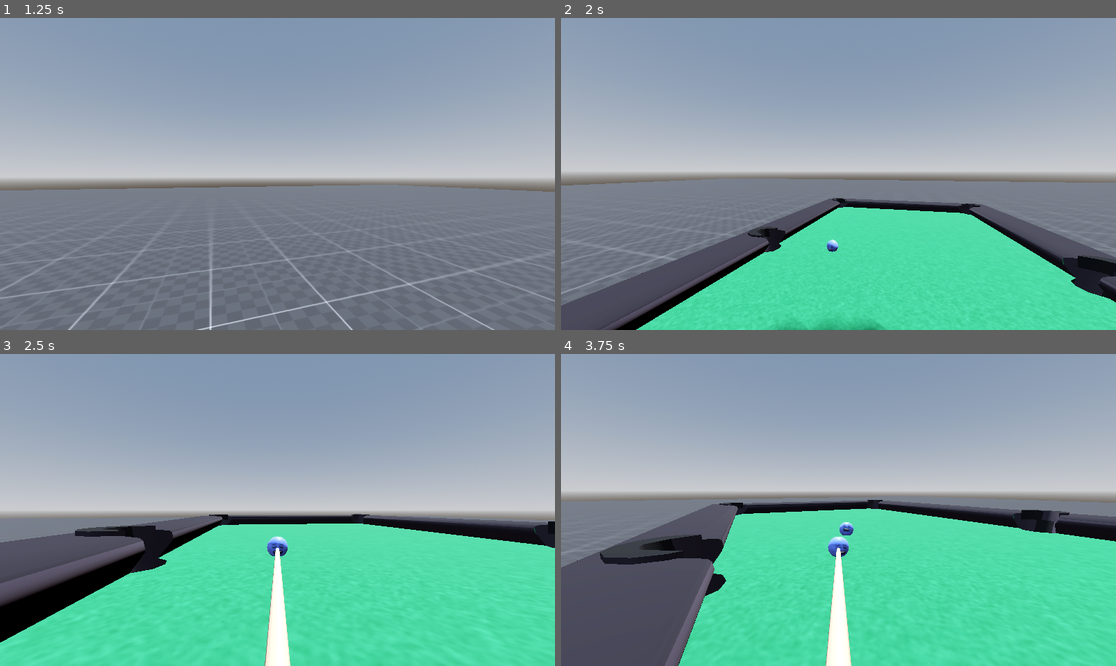
Above: before the commit, frames 1-4 (two rows, left to right).
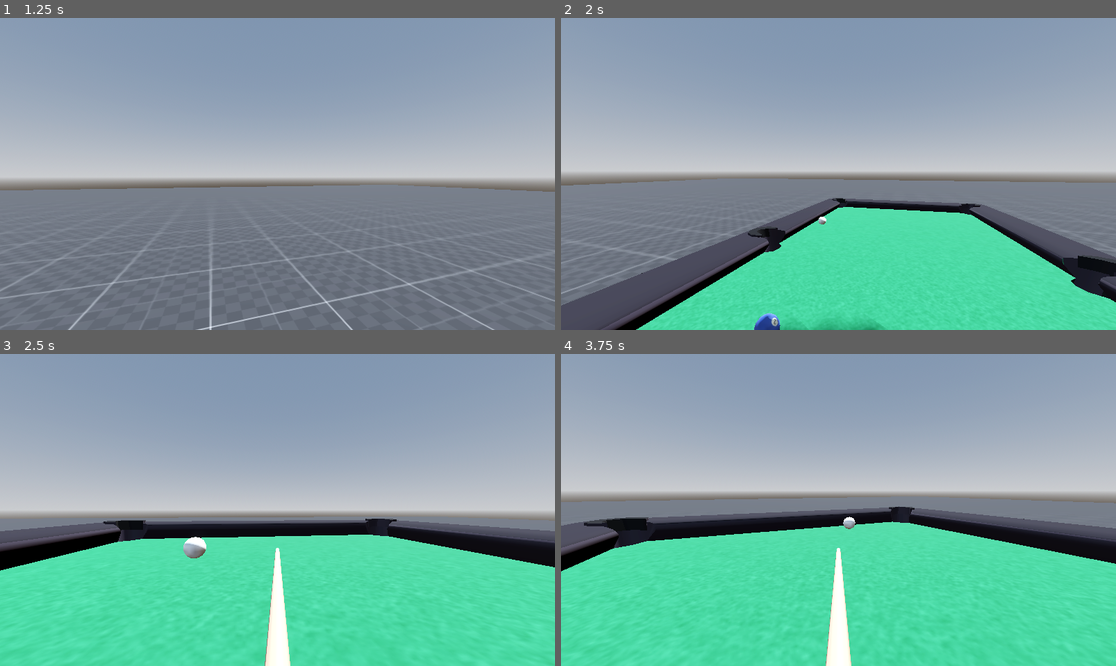
Above: after the commit, the same moments.

Repository: maximosdrr/9-die
Game: Godot game, scene res://Main.tscn
The game is run twice, just before and just after one commit, with the same random seed, the same clock (stepped at 60 frames per second) and the same inputs.
Inputs (mouse positions are in pixels of both pictures, inside the frame that each line leads up to):
- Up to frame 1 (1.25 s): tap Enter at 0.5 s; move the mouse to (305, 174) at 0.52 s; hold W (move_forward) from 0.53 s (still down); hold Space (spin_modifier) from 0.53 s (still down)
- Up to frame 2 (2 s): keep holding W (move_forward); move the mouse to (810, 174) at 1.27 s; release Space (spin_modifier) at 1.28 s; tap Shift (stroke_mode) at 1.35 s
- Up to frame 3 (2.5 s): keep holding W (move_forward); move the mouse to (288, 503) at 2.02 s; tap E (switch_control) at 2.1 s
- Up to frame 4 (3.75 s): keep holding W (move_forward); move the mouse to (832, 516) at 2.77 s; tap Space (spin_modifier) at 2.85 s; move the mouse to (877, 513) at 3.52 s; hold Shift (stroke_mode) from 3.53 s (still down)

Frame 1 is identical in both runs. In frame 2, 0.3% of the frame differs, in the area x 34-50%, y 63-100%; in frame 3, 13%; in frame 4, 20%, in the area x 0-100%, y 45-100%.

Commit message:
feat: add balls respawn

Diff:
--- a/Core/Table/Table.tscn
+++ b/Core/Table/Table.tscn
@@ -18,7 +18,6 @@
 [node name="TableInfluence" type="Area3D" parent="."]
 
 [node name="CollissionShape" type="CollisionShape3D" parent="TableInfluence"]
-transform = Transform3D(1, 0, 0, 0, 1, 0, 0, 0, 1, -0.0630188, 0.7194824, -0.07055664)
 shape = SubResource("BoxShape3D_i6bfp")
 
 [node name="Scripts" type="Node" parent="."]
--- a/Features/Games/Pool/Components/Balls/Ball.tscn
+++ b/Features/Games/Pool/Components/Balls/Ball.tscn
@@ -1,6 +1,7 @@
-[gd_scene load_steps=7 format=3 uid="uid://cqwu27wd0ddmr"]
+[gd_scene load_steps=8 format=3 uid="uid://cqwu27wd0ddmr"]
 
 [ext_resource type="Script" uid="uid://crufycb4ylox5" path="res://Features/Games/Pool/Components/Balls/Scripts/Ball.gd" id="1_eusg5"]
+[ext_resource type="Resource" uid="uid://umg6l17oxgvf" path="res://Features/Games/Pool/Components/Balls/Resources/RegularBall.tres" id="2_5qcrw"]
 [ext_resource type="Script" uid="uid://c4pej4f3ph1k7" path="res://Core/StateMachine/StateMachine.gd" id="2_eusg5"]
 [ext_resource type="Script" uid="uid://dg6b2ab8k24x4" path="res://Features/Games/Pool/Components/Balls/Scripts/States/Idle.gd" id="3_gowdo"]
 [ext_resource type="Script" uid="uid://d0l5psv6122rn" path="res://Features/Games/Pool/Components/Balls/Scripts/States/IsMoving.gd" id="4_fcbjq"]
@@ -17,6 +18,7 @@
 collision_mask = 5
 physics_material_override = SubResource("PhysicsMaterial_n5t01")
 script = ExtResource("1_eusg5")
+data = ExtResource("2_5qcrw")
 metadata/_custom_type_script = "uid://crufycb4ylox5"
 
 [node name="CollisionShape3D" type="CollisionShape3D" parent="."]
--- a/Features/Games/Pool/Components/Balls/CueBall.tscn
+++ /dev/null
@@ -1,41 +0,0 @@
-[gd_scene load_steps=7 format=3 uid="uid://0un8ur15vq15"]
-
-[ext_resource type="Script" uid="uid://crufycb4ylox5" path="res://Features/Games/Pool/Components/Balls/Scripts/Ball.gd" id="1_gma5c"]
-[ext_resource type="Script" uid="uid://c4pej4f3ph1k7" path="res://Core/StateMachine/StateMachine.gd" id="2_ybyeg"]
-[ext_resource type="Script" uid="uid://dg6b2ab8k24x4" path="res://Features/Games/Pool/Components/Balls/Scripts/States/Idle.gd" id="3_2o1y6"]
-[ext_resource type="Script" uid="uid://d0l5psv6122rn" path="res://Features/Games/Pool/Components/Balls/Scripts/States/IsMoving.gd" id="4_1od1d"]
-
-[sub_resource type="PhysicsMaterial" id="PhysicsMaterial_ybyeg"]
-friction = 0.4
-bounce = 0.85
-
-[sub_resource type="SphereShape3D" id="SphereShape3D_peq0y"]
-radius = 0.028631873
-
-[node name="CueBall" type="RigidBody3D"]
-physics_material_override = SubResource("PhysicsMaterial_ybyeg")
-script = ExtResource("1_gma5c")
-metadata/_custom_type_script = "uid://crufycb4ylox5"
-
-[node name="CollisionShape3D" type="CollisionShape3D" parent="."]
-shape = SubResource("SphereShape3D_peq0y")
-
-[node name="Label3D" type="Label3D" parent="."]
-transform = Transform3D(0.41786087, 0, 0, 0, 0.29796404, 0, 0, 0, 1, 0, 0.13728881, 0)
-visible = false
-text = "XXXXXX
-XXXX"
-
-[node name="StateMachine" type="Node3D" parent="."]
-script = ExtResource("2_ybyeg")
-metadata/_custom_type_script = "uid://c4pej4f3ph1k7"
-
-[node name="Idle" type="Node3D" parent="StateMachine" node_paths=PackedStringArray("ball")]
-script = ExtResource("3_2o1y6")
-ball = NodePath("../..")
-metadata/_custom_type_script = "uid://dg6b2ab8k24x4"
-
-[node name="Moving" type="Node3D" parent="StateMachine" node_paths=PackedStringArray("ball")]
-script = ExtResource("4_1od1d")
-ball = NodePath("../..")
-metadata/_custom_type_script = "uid://d0l5psv6122rn"
--- a/Features/Games/Pool/Components/Balls/Scripts/Ball.gd
+++ b/Features/Games/Pool/Components/Balls/Scripts/Ball.gd
@@ -4,14 +4,15 @@
 @export var data: BallResource
 @export var is_cue_ball: bool = false
 
-@export_range(0.0, 45.0) var max_squirt_angle_deg: float = 15.0
-@export_range(0.0, 1.0) var spin_power_factor: float = 0.15
+@export_range(0.0, 45.0) var max_squirt_angle_deg: float = 10.0
+@export_range(0.0, 1.0) var spin_power_factor: float = 0.1
 
 @onready var label_3d: Label3D = $Label3D
 @onready var collision_shape: CollisionShape3D = $CollisionShape3D
 @onready var state_machine: StateMachine = $StateMachine
 
 var radius: float = 0.029
+var _initial_transform: Transform3D
 
 func _ready() -> void:
 	if data == null:
@@ -38,6 +39,8 @@
 		radius = collision_shape.shape.radius
 	else:
 		push_error("Ball CollisionShape must be a SphereShape3D!")
+
+	_initial_transform = global_transform
 
 func _process(_delta: float) -> void:
 	_update_label()
@@ -79,3 +82,15 @@
 
 	apply_central_impulse(linear_impulse)
 	apply_torque_impulse(reduced_torque)
+
+# ADICIONE ESTA FUNÇÃO
+func respawn() -> void:
+	linear_velocity = Vector3.ZERO
+	angular_velocity = Vector3.ZERO
+
+	global_transform = _initial_transform
+
+	sleeping = false
+
+	visible = true
+	process_mode = Node.PROCESS_MODE_INHERIT
--- a/Features/Games/Pool/Pool.tscn
+++ b/Features/Games/Pool/Pool.tscn
@@ -1,10 +1,7 @@
-[gd_scene load_steps=12 format=4 uid="uid://du67ww01g04ae"]
+[gd_scene load_steps=9 format=4 uid="uid://du67ww01g04ae"]
 
 [ext_resource type="Script" uid="uid://c2r67kx8wl0t0" path="res://Features/Games/Pool/Scripts/PoolGame.gd" id="1_jypsj"]
 [ext_resource type="Texture2D" uid="uid://dmsym4plkr834" path="res://Assets/PoolTable/PoolTable_table_base_color.png" id="2_uvr2m"]
-[ext_resource type="PackedScene" uid="uid://cqwu27wd0ddmr" path="res://Features/Games/Pool/Components/Balls/Ball.tscn" id="3_74vu0"]
-[ext_resource type="Resource" uid="uid://umg6l17oxgvf" path="res://Features/Games/Pool/Components/Balls/Resources/PrototypeBall.tres" id="4_7rd23"]
-[ext_resource type="PackedScene" uid="uid://0un8ur15vq15" path="res://Features/Games/Pool/Components/Balls/CueBall.tscn" id="5_43tya"]
 
 [sub_resource type="PhysicsMaterial" id="PhysicsMaterial_hqklk"]
 friction = 0.4
@@ -64,30 +61,9 @@
 physics_material_override = SubResource("PhysicsMaterial_hqklk")
 
 [node name="Model3D" type="MeshInstance3D" parent="PoolTable"]
-transform = Transform3D(1, 0, 0, 0, 0, -1, 0, 1, 0, 0, 0, 0)
+transform = Transform3D(1, 0, 0, 0, -4.371139e-08, -1, 0, 1, -4.371139e-08, 0, 0, 0)
 mesh = SubResource("ArrayMesh_qqr7a")
 skeleton = NodePath("")
-
-[node name="Pivot" type="Node3D" parent="PoolTable"]
-transform = Transform3D(1, 0, 0, 0, 1, 0, 0, 0, 1, 0, 1.6868314, 0)
-
-[node name="RemoteTop" type="RemoteTransform3D" parent="PoolTable/Pivot"]
-remote_path = NodePath("../..")
-
-[node name="BallsHolder" type="Node3D" parent="PoolTable"]
-transform = Transform3D(1, 0, 0, 0, 1, 0, 0, 0, 1, -0.002, 0.76, -0.005)
-
-[node name="Ball" parent="PoolTable/BallsHolder" instance=ExtResource("3_74vu0")]
-transform = Transform3D(1, 0, 0, 0, 1, 0, 0, 0, 1, 0.09665847, 0, -0.0007437421)
-data = ExtResource("4_7rd23")
-max_squirt_angle_deg = 30.0
-
-[node name="CueBall" parent="PoolTable/BallsHolder" instance=ExtResource("5_43tya")]
-transform = Transform3D(1, 0, 0, 0, 1, 0, 0, 0, 1, -0.30942792, 0, -0.050543725)
-collision_layer = 4
-collision_mask = 5
-data = ExtResource("4_7rd23")
-is_cue_ball = true
 
 [node name="Floor" type="CollisionShape3D" parent="PoolTable"]
 transform = Transform3D(1, 0, 0, 0, 0, -1, 0, 1, 0, -0.0041469596, 0.75, -0.0037255334)
@@ -98,7 +74,7 @@
 shape = SubResource("BoxShape3D_5ugkb")
 
 [node name="RailTop" type="CollisionShape3D" parent="PoolTable"]
-transform = Transform3D(1, 0, 0, 0, 0.9396926, 0.34202012, 0, -0.34202012, 0.9396926, 0, 0.79769397, 1.2290576)
+transform = Transform3D(1, 0, 0, 0, 0.9396926, 0.34202012, 0, -0.34202012, 0.9396926, 0, 0.79769385, 1.2290576)
 shape = SubResource("BoxShape3D_5ugkb")
 
 [node name="RailLeft1" type="CollisionShape3D" parent="PoolTable"]
@@ -116,3 +92,11 @@
 [node name="RailRight2" type="CollisionShape3D" parent="PoolTable"]
 transform = Transform3D(-4.3711392e-08, 0.34202015, -0.93969256, 0, 0.93969274, 0.3420201, 1.0000001, 1.4950176e-08, -4.1075264e-08, -0.615, 0.798, 0.602)
 shape = SubResource("BoxShape3D_5ugkb")
+
+[node name="Pivot" type="Node3D" parent="."]
+
+[node name="RemoteTop" type="RemoteTransform3D" parent="Pivot"]
+remote_path = NodePath("../../PoolTable")
+
+[node name="BallsHolder" type="Node3D" parent="."]
+transform = Transform3D(1, 0, 0, 0, 1, 0, 0, 0, 1, -0.002, 0.8117826, -0.35997045)
--- a/Features/Games/Pool/Scripts/PoolGame.gd
+++ b/Features/Games/Pool/Scripts/PoolGame.gd
@@ -1,3 +1,70 @@
 class_name PoolGame extends TableGame
 
-@onready var cue_ball: Ball = $PoolTable/BallsHolder/CueBall
+const BALL_SCENE = preload("uid://cqwu27wd0ddmr")
+
+const WHITE_BALL_MESH = preload("uid://bhjlnqgqhyfnc")
+
+const COLORED_BALL_MESHES = [
+	preload("uid://bu6okh4akm3ec"), preload("uid://dfmov82m3kcqh"),
+	preload("uid://i25llnp0d762"), preload("uid://bai0gasp48bda"),
+	preload("uid://bi80fjwrtn0pb"), preload("uid://d0bej0qthal2d"),
+	#preload("uid://d1gohyrlrh0km"), preload("uid://dqhiy43ibqtnu"),
+	#preload("uid://dpnwjgewr20pt"), preload("uid://eb8mq2lhl83w"),
+	#preload("uid://nsf6cg0twjqg"), preload("uid://dnmrfdttylve1"),
+	#preload("uid://b3skwpys2hnwk"), preload("uid://dk2el0bm0kq7v"),
+	#preload("uid://fc8ua6ttootl")
+]
+
+@export var ball_diameter: float = 0.029
+@export var head_spot: Vector3 = Vector3(0, 0, -0.5)
+@export var foot_spot: Vector3 = Vector3(0, 0, 0.5)
+
+@onready var balls_holder: Node3D = $BallsHolder
+
+
+var cue_ball: RigidBody3D = null
+
+func _ready() -> void:
+	spawn_cue_ball()
+	spawn_triangle_rack()
+
+func spawn_cue_ball() -> void:
+	cue_ball = BALL_SCENE.instantiate()
+
+	var visual = WHITE_BALL_MESH.instantiate()
+	cue_ball.add_child(visual)
+
+	balls_holder.add_child(cue_ball)
+	cue_ball.position = head_spot
+	cue_ball.name = "CueBall"
+
+func spawn_triangle_rack() -> void:
+	var index = 0
+	var rows = 5
+
+	for row in range(rows):
+		var z_offset = row * (ball_diameter * 0.866) # Altura do triângulo (sin(60))
+		var start_x = -(row * ball_diameter) / 2.0
+
+		for col in range(row + 1):
+			if index >= COLORED_BALL_MESHES.size():
+				break
+
+			var mesh_scene = COLORED_BALL_MESHES[index]
+
+			var x_pos = start_x + (col * ball_diameter)
+			var pos_final = Vector3(x_pos, foot_spot.y, foot_spot.z + z_offset)
+
+			create_colored_ball(mesh_scene, pos_final, index + 1)
+
+			index += 1
+
+func create_colored_ball(visual_resource: PackedScene, pos: Vector3, number: int) -> void:
+	var ball_instance = BALL_SCENE.instantiate()
+
+	var visual_node = visual_resource.instantiate()
+	ball_instance.add_child(visual_node)
+
+	ball_instance.position = pos
+	ball_instance.name = "Ball_" + str(number)
+	balls_holder.add_child(ball_instance)
--- a/Levels/PrototypeLevel/Prototype.tscn
+++ b/Levels/PrototypeLevel/Prototype.tscn
@@ -52,11 +52,6 @@
 [node name="Player" parent="." instance=ExtResource("5_s6lm4")]
 transform = Transform3D(1, 0, 0, 0, 1, 0, 0, 0, 1, 0, 0.9449847, -3.4410024)
 
-[node name="Pool" parent="." instance=ExtResource("3_4e5w7")]
+[node name="Table" parent="." instance=ExtResource("3_4e5w7")]
 game_controller_scene = ExtResource("4_y12w2")
 table_game_scene = ExtResource("5_rxpk7")
-
-[node name="Poker" parent="." instance=ExtResource("3_4e5w7")]
-transform = Transform3D(1, 0, 0, 0, 1, 0, 0, 0, 1, -9.09716, 0, 0)
-game_controller_scene = ExtResource("4_y12w2")
-table_game_scene = ExtResource("5_rxpk7")
Binary file added: Assets/Balls/RegularBalls/Ball1.glb
Not shown, added: Assets/Balls/RegularBalls/Ball1.glb.import
Binary file added: Assets/Balls/RegularBalls/Ball10.glb
Not shown, added: Assets/Balls/RegularBalls/Ball10.glb.import
Binary file added: Assets/Balls/RegularBalls/Ball10_ball_10_base_color.png
Not shown, added: Assets/Balls/RegularBalls/Ball10_ball_10_base_color.png.import
Binary file added: Assets/Balls/RegularBalls/Ball11.glb
Not shown, added: Assets/Balls/RegularBalls/Ball11.glb.import
Binary file added: Assets/Balls/RegularBalls/Ball11_ball_11_base_color.png
Not shown, added: Assets/Balls/RegularBalls/Ball11_ball_11_base_color.png.import
Binary file added: Assets/Balls/RegularBalls/Ball12.glb
Not shown, added: Assets/Balls/RegularBalls/Ball12.glb.import
(and 52 more such lines)
